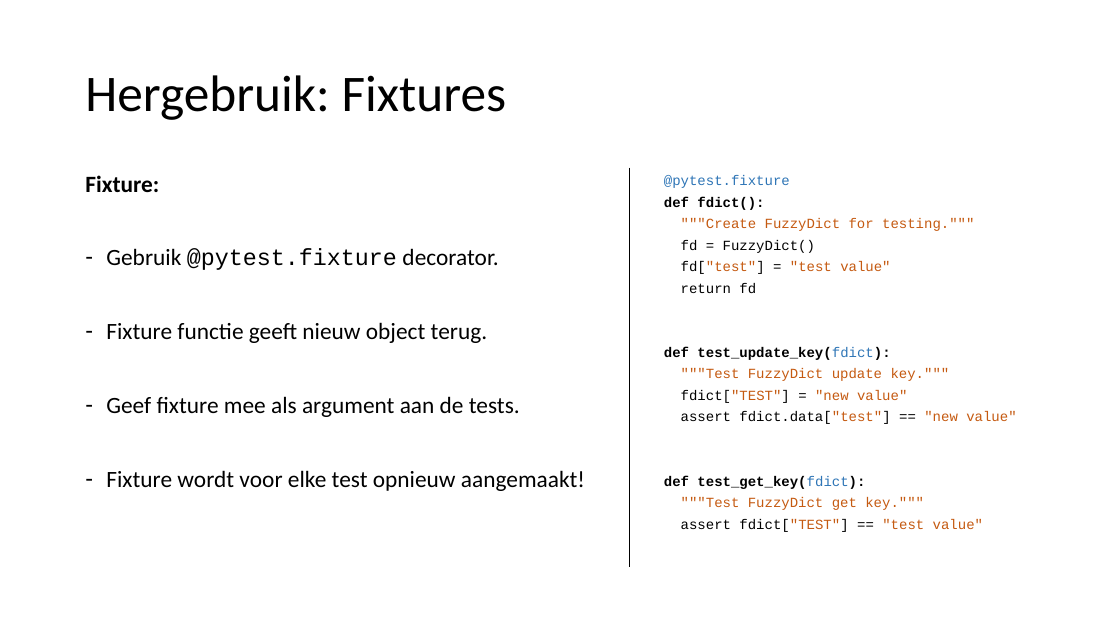
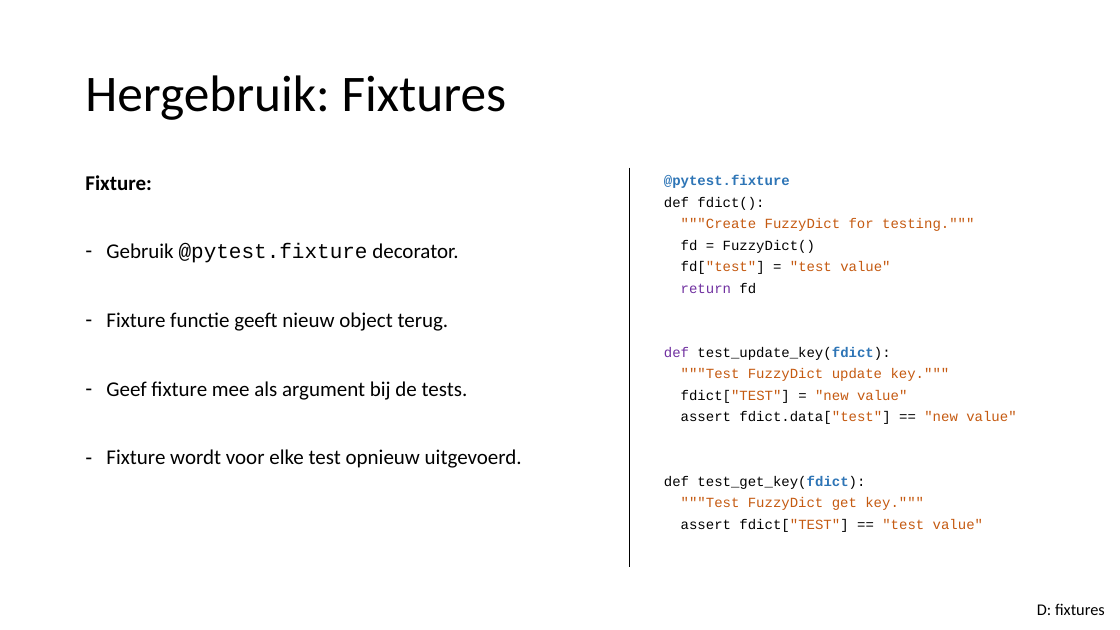
Before and after one commit to LFKoning/knowledge-sharing, a slide deck: slide 56 of python_course_4p/3_production_code/3_production_code.pptx. Drawn at 1120x630 pixels with LibreOffice and Linux fonts; fonts in the diff are those of the drawing. Boxes give left, top, right and bottom in pixels: in the first picture for what was removed or moved away, otherwise in the second. Text is boxed around its words. In the diff, an @@ line names an element or a change of style, - is before the commit and + after.

```diff
--- a/python_course_4p/3_production_code/3_production_code.pptx
+++ b/python_course_4p/3_production_code/3_production_code.pptx
@@ text at [85,175,458,331]: size 20 to 18 pt in "Fixture:", "Gebruik @pytest.fixture decorator.", "Fixture functie geeft nieuw object terug." @@
@@ text at [664,175,890,489]: bold on in "@pytest.fixture", "test_update_key(fdict):", "test_get_key(fdict):"; bold off in "def fdict():", "def test_update_key(fdict):", "def test_get_key(fdict):"; text colour #000000 to #7030A0 in "return", "def" @@
@@ text at [106,381,522,468]: text changed; size 20 to 18 pt @@
-– Geef fixture mee als argument aan de tests.
-– Fixture wordt voor elke test opnieuw aangemaakt!
+– Geef fixture mee als argument bij de tests.
+– Fixture wordt voor elke test opnieuw uitgevoerd.
@@ text added at [1037,603,1105,615], 14 pt, text #000000 @@
+D: fixtures
```
Also in this commit, not shown: 19 other slides changed, 19 other files.
